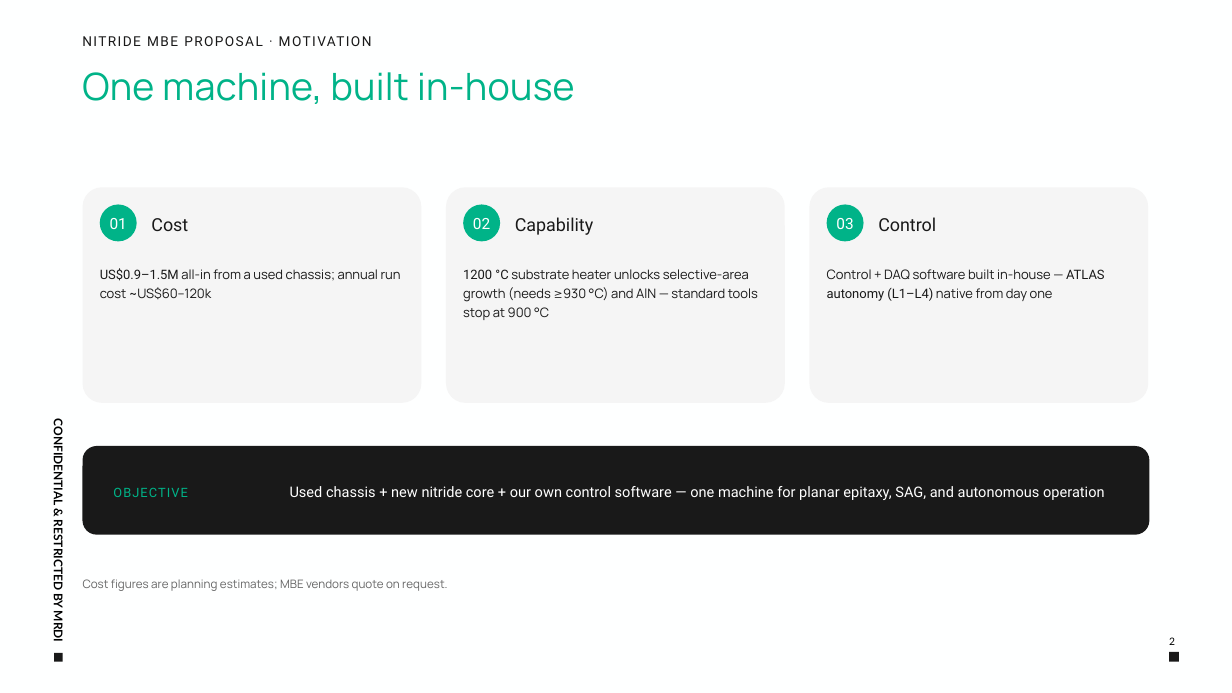
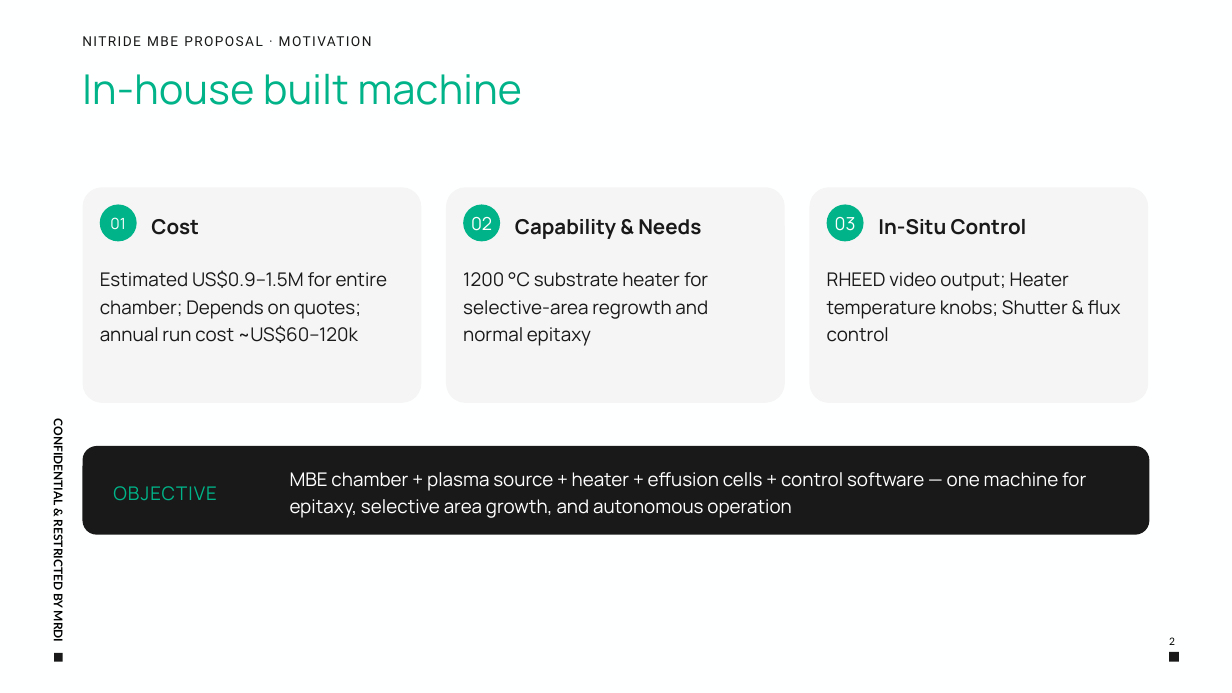
Before and after one commit to jiaowh/rig, a slide deck: slide 2 of Self-built_nitride_MBE_proposal.pptx. Drawn at 1232x693 pixels with LibreOffice and Linux fonts; fonts in the diff are those of the drawing; background and template pictures are left out. Boxes give left, top, right and bottom in pixels: in the first picture for what was removed or moved away, otherwise in the second. Text is boxed around its words. In the diff, an @@ line names an element or a change of style, - is before the commit and + after.

```diff
--- a/Self-built_nitride_MBE_proposal.pptx
+++ b/Self-built_nitride_MBE_proposal.pptx
@@ text at [82,73,522,105]: text changed; size 22 to 24 pt @@
-One machine, built in-house
+In-house built machine
@@ ellipse "01" at [100,205,137,241]: font Roboto to Manrope @@
@@ text "Cost" at [151,219,199,235]: size 10.5 to 12 pt, font Roboto to Manrope, bold on @@
@@ ellipse "02" at [463,205,500,241]: size 9 to 10.5 pt, font Roboto to Manrope @@
@@ ellipse "03" at [827,205,864,241]: size 9 to 10.5 pt, font Roboto to Manrope @@
@@ text at [515,219,701,239]: text changed; size 10.5 to 12 pt; font Roboto to Manrope; bold on @@
-Capability
+Capability & Needs
@@ text at [878,219,1027,235]: text changed; size 10.5 to 12 pt; font Roboto to Manrope; bold on @@
-Control
+In-Situ Control
@@ text at [100,270,388,343]: text changed; size 7.6 to 11 pt @@
-US$0.9–1.5M all-in from a used chassis; annual run cost ~US$60–120k
+Estimated US$0.9–1.5M for entire chamber; Depends on quotes; annual run cost ~US$60–120k
@@ text at [463,272,708,346]: text changed; size 7.6 to 11 pt @@
-1200 °C substrate heater unlocks selective-area growth (needs ≥930 °C) and AlN — standard tools stop at 900 °C
+1200 °C substrate heater for selective-area regrowth and normal epitaxy
@@ text at [827,272,1121,342]: text changed; size 7.6 to 11 pt @@
-Control + DAQ software built in-house — ATLAS autonomy (L1–L4) native from day one
+RHEED video output; Heater temperature knobs; Shutter & flux control
@@ text "OBJECTIVE" at [113,486,217,500]: size 7.5 to 11 pt, font Roboto to Manrope @@
@@ text at [290,472,1086,518]: text changed; size 8.5 to 11 pt; font Roboto to Manrope @@
-Used chassis + new nitride core + our own control software — one machine for planar epitaxy, SAG, and autonomous operation
+MBE chamber + plasma source + heater + effusion cells + control software — one machine for epitaxy, selective area growth, and autonomous operation
@@ text removed at [83,579,447,591] @@
-Cost figures are planning estimates; MBE vendors quote on request.
```
Also in this commit, not shown: 3 other slides changed, 1 slide removed.
